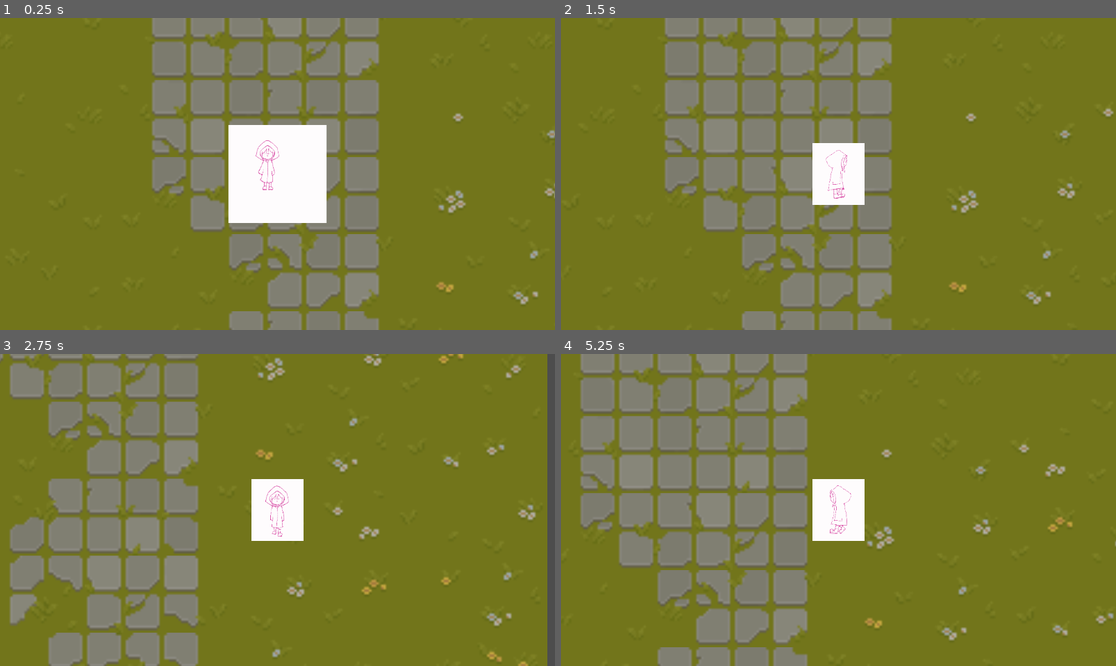
Above: before the commit, frames 1-4 (two rows, left to right).
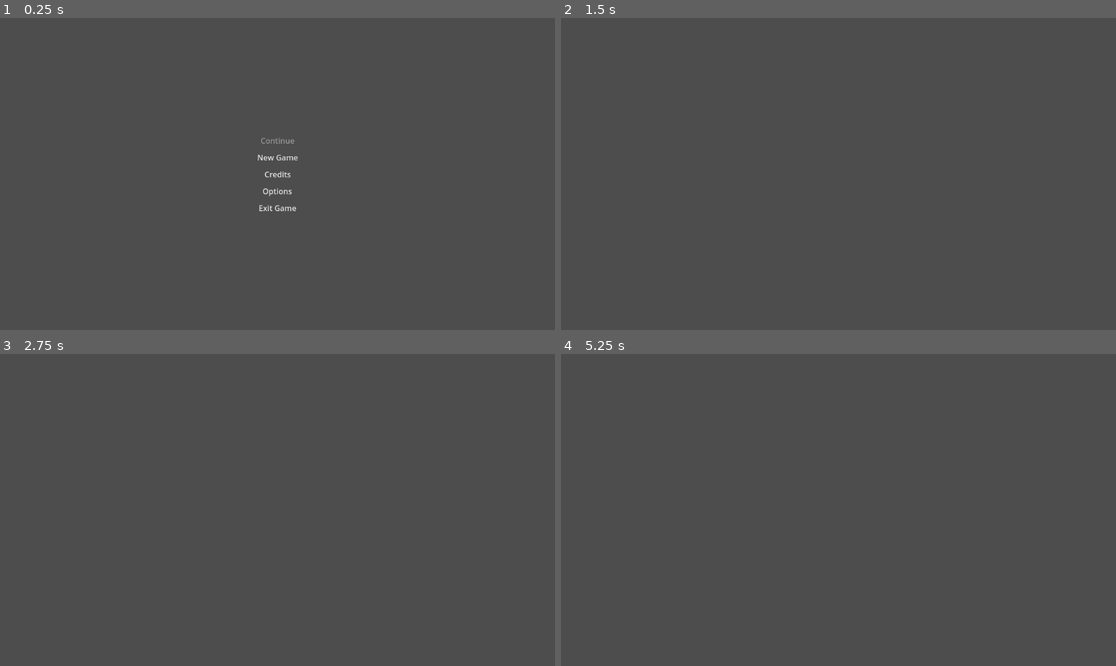
Above: after the commit, the same moments.

Repository: JMSVY-Super-Cool-Group-14/Dye-Chromatic
Game: Godot game, scene res://scenes/main.tscn
Two runs of this game, one before a commit and one after it. Both use one fixed random seed, a clock stepped at 60 frames per second and the inputs below. Before the commit the project starts from res://scenes/game.tscn.
Inputs (mouse positions are in pixels of both pictures, inside the frame that each line leads up to):
- Up to frame 1 (0.25 s): no input
- Up to frame 2 (1.5 s): click (838, 174) at 0.5 s, where only the run after the commit has a clickable "Credits"; tap Enter at 1.25 s; move the mouse to (960, 158) at 1.27 s; hold D (move_right) from 1.28 s (still down)
- Up to frame 3 (2.75 s): move the mouse to (166, 525) at 2.02 s; release D (move_right) at 2.03 s; hold S (move_down) from 2.03 s (still down)
- Up to frame 4 (5.25 s): move the mouse to (894, 441) at 2.77 s; release S (move_down) at 2.78 s; hold D (move_right) 2.78-3.53 s; move the mouse to (810, 572) at 3.52 s; hold W (move_up) 3.53-4.28 s; move the mouse to (1005, 556) at 4.27 s; hold A (move_left) from 4.28 s (still down); move the mouse to (672, 463) at 5.02 s

The runs differ from the first frame. In frame 1, 100% of the frame differs, in the area x 0-100%, y 0-100%; in frame 2, 100%; in frame 3, 98%; in frame 4, 100%.

Commit message:
Add main scene and bus layout

Diff:
--- /dev/null
+++ b/src/assets/default_bus_layout.tres
@@ -0,0 +1,20 @@
+[gd_resource type="AudioBusLayout" load_steps=2 format=3 uid="uid://b8htdvdu7eyk8"]
+
+[sub_resource type="AudioEffectReverb" id="AudioEffectReverb_ab0h1"]
+resource_name = "Reverb"
+
+[resource]
+bus/1/name = &"Music"
+bus/1/solo = false
+bus/1/mute = false
+bus/1/bypass_fx = false
+bus/1/volume_db = 0.0
+bus/1/send = &"Master"
+bus/2/name = &"Effects"
+bus/2/solo = false
+bus/2/mute = false
+bus/2/bypass_fx = false
+bus/2/volume_db = 0.0
+bus/2/send = &"Master"
+bus/2/effect/0/effect = SubResource("AudioEffectReverb_ab0h1")
+bus/2/effect/0/enabled = false
--- a/src/project.godot
+++ b/src/project.godot
@@ -11,7 +11,7 @@
 [application]
 
 config/name="Dye-Chromatic"
-run/main_scene="res://scenes/game.tscn"
+run/main_scene="res://scenes/main.tscn"
 config/features=PackedStringArray("4.2", "Forward Plus")
 boot_splash/bg_color=Color(0.141176, 0.141176, 0.141176, 1)
 config/icon="res://assets/legacy/brush.png"
--- /dev/null
+++ b/src/scenes/main.tscn
@@ -0,0 +1,87 @@
+[gd_scene load_steps=3 format=3 uid="uid://bho251jfd673i"]
+
+[ext_resource type="Script" path="res://scripts/main.gd" id="1_5dg6x"]
+[ext_resource type="AudioStream" uid="uid://buhr7prl4yr74" path="res://assets/audio/sfx/bop.mp3" id="2_ofx1n"]
+
+[node name="MainMenu" type="CanvasLayer"]
+script = ExtResource("1_5dg6x")
+
+[node name="Background" type="TextureRect" parent="."]
+z_index = -1
+offset_right = 40.0
+offset_bottom = 40.0
+
+[node name="Bop" type="AudioStreamPlayer" parent="."]
+stream = ExtResource("2_ofx1n")
+bus = &"Effects"
+
+[node name="Center" type="CenterContainer" parent="."]
+anchors_preset = 8
+anchor_left = 0.5
+anchor_top = 0.5
+anchor_right = 0.5
+anchor_bottom = 0.5
+offset_left = -46.5
+offset_top = -62.5
+offset_right = 46.5
+offset_bottom = 62.5
+grow_horizontal = 2
+grow_vertical = 2
+size_flags_horizontal = 4
+size_flags_vertical = 3
+
+[node name="Buttons" type="VBoxContainer" parent="Center"]
+layout_mode = 2
+
+[node name="Continue" type="Button" parent="Center/Buttons"]
+layout_mode = 2
+disabled = true
+text = "Continue"
+flat = true
+
+[node name="NewGame" type="Button" parent="Center/Buttons"]
+layout_mode = 2
+text = "New Game"
+flat = true
+
+[node name="Credits" type="Button" parent="Center/Buttons"]
+layout_mode = 2
+text = "Credits"
+flat = true
+
+[node name="Options" type="Button" parent="Center/Buttons"]
+layout_mode = 2
+text = "Options"
+flat = true
+
+[node name="ExitGame" type="Button" parent="Center/Buttons"]
+layout_mode = 2
+text = "Exit Game"
+flat = true
+
+[node name="Options" type="VBoxContainer" parent="Center"]
+visible = false
+layout_mode = 2
+
+[node name="Close" type="Button" parent="Center/Options"]
+layout_mode = 2
+text = "Close"
+
+[node name="Credits" type="VBoxContainer" parent="Center"]
+visible = false
+layout_mode = 2
+
+[node name="Close" type="Button" parent="Center/Credits"]
+layout_mode = 2
+text = "Close"
+
+[connection signal="mouse_entered" from="Center/Buttons/Continue" to="." method="_on_mouse_entered"]
+[connection signal="mouse_entered" from="Center/Buttons/NewGame" to="." method="_on_mouse_entered"]
+[connection signal="mouse_entered" from="Center/Buttons/Credits" to="." method="_on_mouse_entered"]
+[connection signal="pressed" from="Center/Buttons/Credits" to="." method="_on_credits_pressed"]
+[connection signal="mouse_entered" from="Center/Buttons/Options" to="." method="_on_mouse_entered"]
+[connection signal="pressed" from="Center/Buttons/Options" to="." method="_on_options_pressed"]
+[connection signal="mouse_entered" from="Center/Buttons/ExitGame" to="." method="_on_mouse_entered"]
+[connection signal="pressed" from="Center/Buttons/ExitGame" to="." method="_on_exit_game_pressed"]
+[connection signal="mouse_entered" from="Center/Options/Close" to="." method="_on_mouse_entered"]
+[connection signal="mouse_entered" from="Center/Credits/Close" to="." method="_on_mouse_entered"]
--- a/src/scripts/StateMachine/GameFSM.gd
+++ b/src/scripts/StateMachine/GameFSM.gd
@@ -1,18 +1,30 @@
 extends FiniteStateMachine
+
+@export var speed:int = 100
 var control_avail:bool
 
 # Called when the node enters the scene tree for the first time.
 func _ready():
+	super()
 	control_avail = Input.get_connected_joypads().size() > 0
 	Input.joy_connection_changed.connect(connection_changed)
 
+func _change_state(new_state: State):
+	super(new_state)
+
 # Called every frame. 'delta' is the elapsed time since the previous frame.
 func _process(delta):
-	pass
+	super(delta)
+
+func _physics_process(delta):
+	super(delta)
 
 func get_controller():
 	return control_avail
 
+func get_speed():
+	return speed
+
 func connection_changed(device, connected):
 	control_avail = connected
 	print(control_avail)
--- /dev/null
+++ b/src/scripts/main.gd
@@ -0,0 +1,34 @@
+extends CanvasLayer
+
+@onready var buttons = $"Center/Buttons"
+@onready var options = $"Center/Options"
+@onready var credits = $"Center/Credits"
+@onready var bop = $Bop
+
+# Called when the node enters the scene tree for the first time.
+func _ready():
+	pass # Replace with function body.
+
+
+# Called every frame. 'delta' is the elapsed time since the previous frame.
+func _process(delta):
+	pass
+
+func _on_mouse_entered():
+	bop.play(0.0)
+
+func _on_exit_game_pressed():
+	get_tree().quit()
+
+func _close_screens():
+	options.visible = false
+	credits.visible = false
+	visible = true
+
+func _on_credits_pressed():
+	credits.visible = true
+	visible = false
+
+func _on_options_pressed():
+	options.visible = true
+	visible = false
Not shown: 1 places in src/scenes/game.tscn that only renumber resources
Not shown: 1 places in src/scenes/player.tscn that only renumber resources
Not shown, added: src/assets/audio/sfx/bop.mp3
